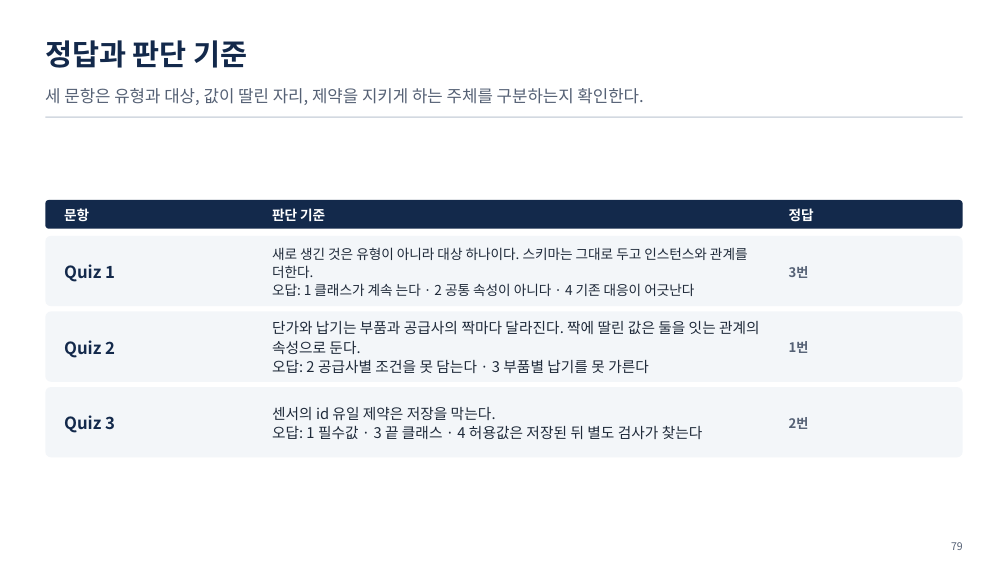
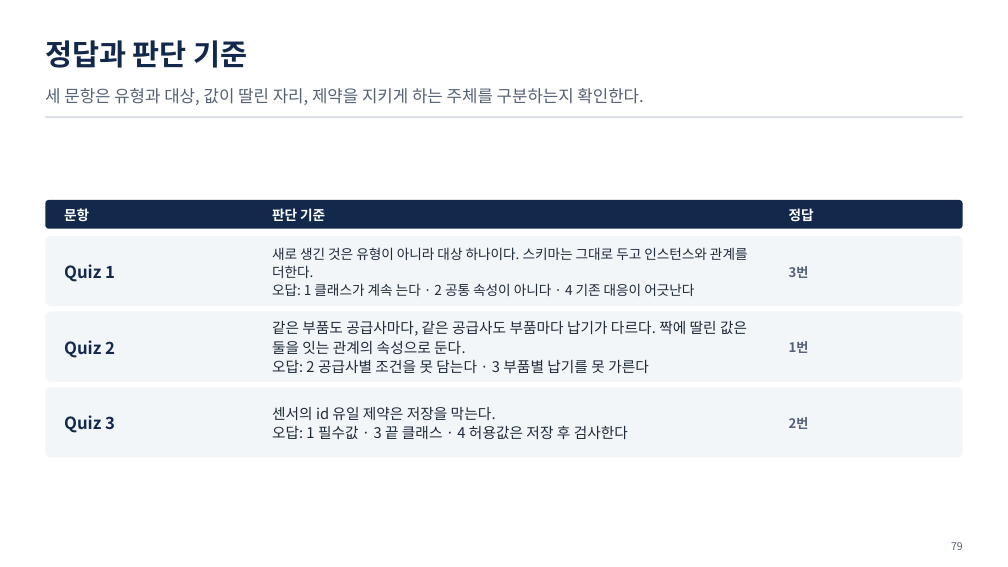
Before and after one commit to uengine-oss/hyd-iot-edu, a slide deck: slide 79 of workspace/강의제작/산출물/통합반/이론/02회차/통합반_02일차.pptx. Drawn at 1008x567 pixels with LibreOffice and Linux fonts; fonts in the diff are those of the drawing. Boxes give left, top, right and bottom in pixels: in the first picture for what was removed or moved away, otherwise in the second. Text is boxed around its words. In the diff, an @@ line names an element or a change of style, - is before the commit and + after.

```diff
--- a/workspace/강의제작/산출물/통합반/이론/02회차/통합반_02일차.pptx
+++ b/workspace/강의제작/산출물/통합반/이론/02회차/통합반_02일차.pptx
@@ text at bbox=[272, 321, 747, 354]: text changed @@
-단가와 납기는 부품과 공급사의 짝마다 달라진다. 짝에 딸린 값은 둘을 잇는 관계의 속성으로 둔다.
+같은 부품도 공급사마다, 같은 공급사도 부품마다 납기가 다르다. 짝에 딸린 값은 둘을 잇는 관계의 속성으로 둔다.
@@ text at bbox=[272, 425, 628, 439]: text changed @@
-오답: 1 필수값 · 3 끝 클래스 · 4 허용값은 저장된 뒤 별도 검사가 찾는다
+오답: 1 필수값 · 3 끝 클래스 · 4 허용값은 저장 후 검사한다
```
Also in this commit, not shown: 7 other slides changed, 11 other files.
